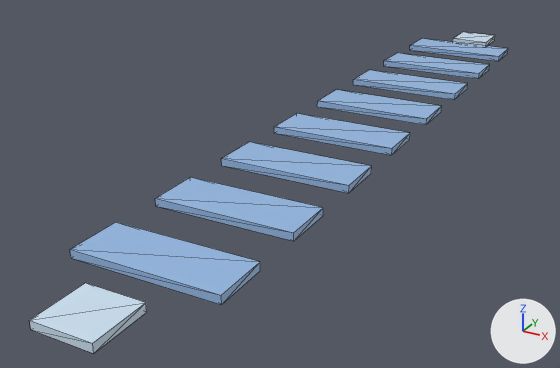
An edit to the FBX model Assets/models/trap/pieceMove2.fbx, drawn before and after from the same camera.
Rendered twice from a camera (50 mm lens) standing at (21.2, -51.4, 19.0) and looking at (-4.4, -4.9, -4.2). Lighting does not change. The marker at lower right points along +X, +Y and +Z. Mesh edges are drawn as thin lines. Where no turn or scale is listed for an object, it has been applied to the vertices.

The scene before the commit, as lines of its bpy script (objects in view):
```python
ob_floor = bpy.data.objects.new('floor', me_mesh_008)
ob_floor.location = (0.0, -30.21, 0.12)
ob_floor_1 = bpy.data.objects.new('floor_1', me_mesh_009)
ob_floor_1.location = (0.0, 29.41, 0.12)
ob_move_3 = bpy.data.objects.new('move_3', me_mesh_003)
ob_move_3.location = (-0.15, -3.6, 0.12)
ob_move_4 = bpy.data.objects.new('move_4', me_mesh_004)
ob_move_4.location = (-0.15, 3.4, 0.12)
ob_move_5 = bpy.data.objects.new('move_5', me_mesh_005)
ob_move_5.parent = ob_mechanism
ob_move_5.location = (-16.83, 12.39, -2813.0)
ob_move_6 = bpy.data.objects.new('move_6', me_mesh_006)
ob_move_6.parent = ob_mechanism
ob_move_6.location = (-16.83, 12.39, -3513.0)
ob_move_7 = bpy.data.objects.new('move_7', me_mesh_007)
ob_move_7.parent = ob_mechanism
ob_move_7.location = (-16.83, 12.39, -4213.0)
# also in view: 'move' at (-0.1, -24.6, 0.1); 'move_2' at (-0.1, -10.6, 0.1); 'move_1' at (-0.1, -17.6, 0.1)
```
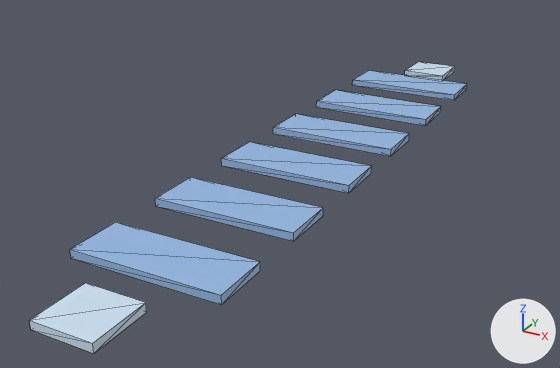
The newer file is also turned or shifted as a whole; pictures and numbers use the older file's frame.

Pixel boxes [x1, y1, x2, y2] of what changed, in the pictures (560 x 368 px; the box of a moved part takes in the faces that stretch with it):
'move_5', mesh turned, mesh moved, reshaped
    before: [353, 70, 468, 100]
    after: [273, 114, 409, 156]
'move_6', mesh turned, reshaped
    before: [384, 53, 490, 79]
    after: [316, 90, 441, 126]
'move_7', mesh moved, reshaped (17% wider, 29% taller)
    before: [410, 38, 508, 61]
    after: [352, 70, 467, 100]
'move_3', no longer drawn (blue)
    before: [274, 113, 410, 155]
'move_4', no longer drawn (blue)
    before: [317, 90, 442, 125]
'floor_1', mesh moved
    before: [453, 32, 495, 46]
    after: [405, 62, 455, 80]
part 1 of me_mesh_004, moved or reshaped
    before: [317, 90, 442, 125]
    after: [316, 90, 441, 126]
part 2 of me_mesh_003, moved or reshaped
    before: [274, 113, 410, 155]
    after: [273, 114, 409, 156]
part 4 of me_mesh_005, moved or reshaped
    before: [353, 70, 468, 100]
    after: [352, 70, 467, 100]

The edits, one by one:
me_mesh_009 has 8 vertices, 12 faces and spans x -1.75..1.75, y -1.75..1.75, z -0.25..0.25.
me_mesh_009 is used by ob_floor_1; location (0.0, 29.41, 0.12).
me_mesh_009 part 3: the whole mesh is moved by (0.0, -14.2, 0.0).
me_mesh_004 has 8 vertices, 12 faces and spans x -4.5..4.5, y -1.75..1.75, z -0.25..0.25.
me_mesh_004 is used by ob_move_4; location (-0.15, 3.4, 0.12).
me_mesh_004 part 1: the whole mesh is turned -90 degrees about the x axis through its middle and scaled by 100, then moved by (0.0, 0.0, 1417.04).
me_mesh_003 has 8 vertices, 12 faces and spans x -4.5..4.5, y -1.75..1.75, z -0.25..0.25.
me_mesh_003 is used by ob_move_3; location (-0.15, -3.6, 0.12).
me_mesh_003 part 2: the whole mesh is turned -90 degrees about the x axis through its middle and scaled by 100, then moved by (0.0, 0.0, 1417.04).
me_mesh_005 has 8 vertices, 12 faces and spans x -450.0..450.0, y -25.0..25.0, z -175.0..175.0.
me_mesh_005 is used by ob_move_5; parent ob_mechanism; location (-16.83, 12.39, -2813.0).
me_mesh_005 part 4: the whole mesh is moved by (0.0, 0.0, 1417.0).
Object 'move_6' (ob_move_6) now shows me_mesh_004 instead of me_mesh_006.
Object 'move_7' (ob_move_7) now shows me_mesh_005 instead of me_mesh_007.
Object 'move_5' (ob_move_5) now shows me_mesh_003 instead of me_mesh_005.
